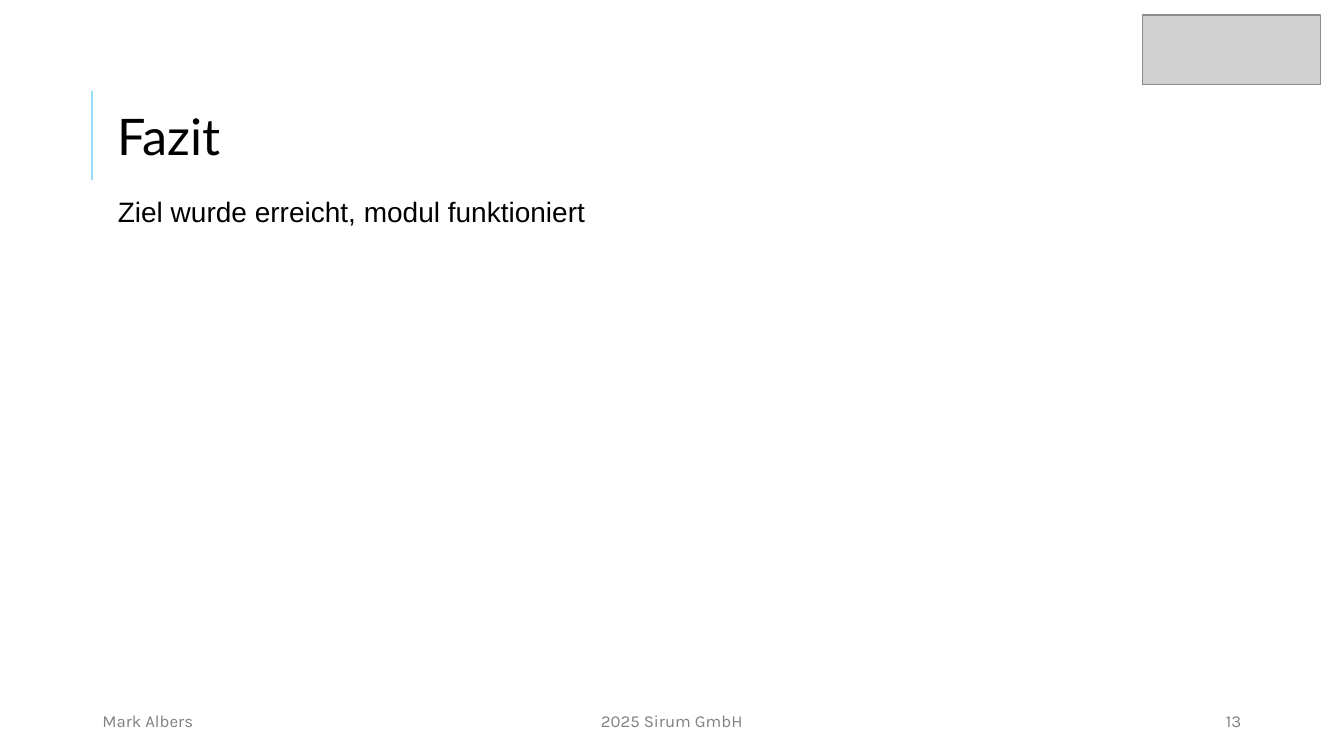
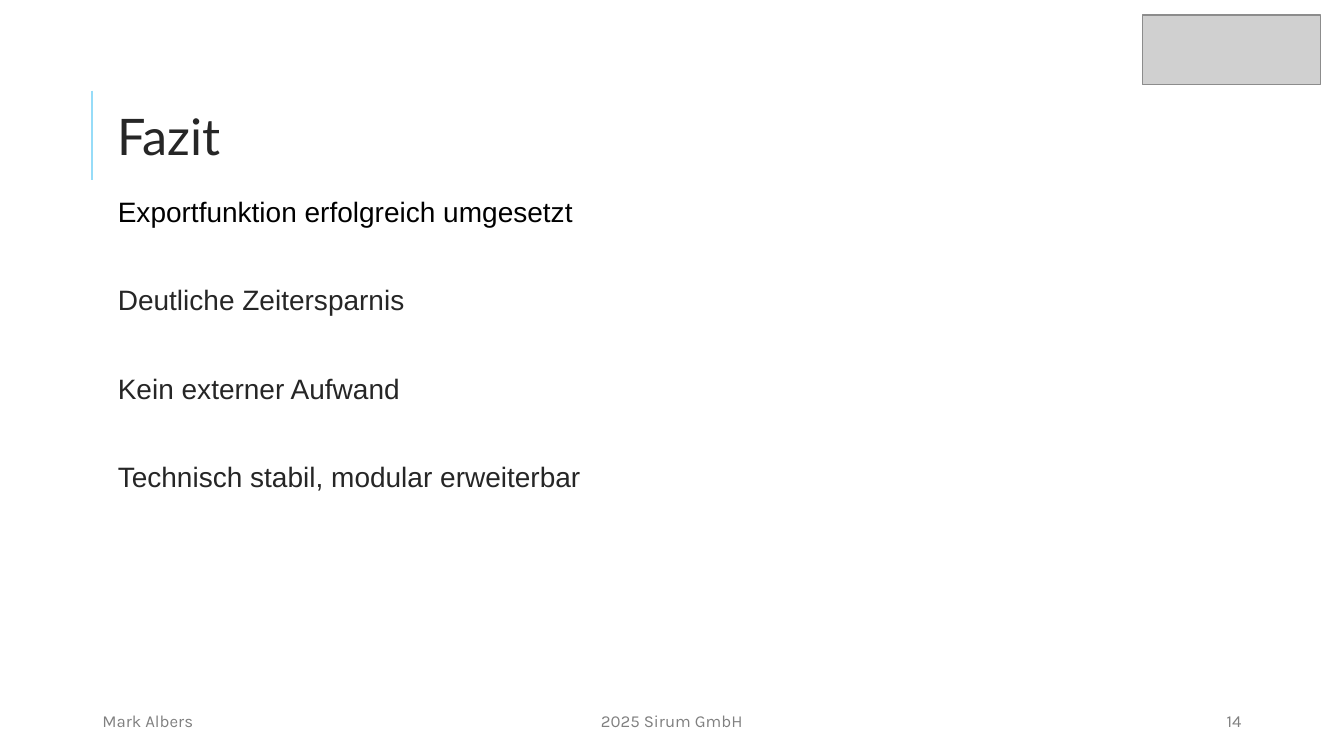
Before and after one commit to mork02/IHK-Projekt, a slide deck: slide 14 of Präsentation/Entwicklung eines Odoo-Moduls zur ZIP-komprimierten Dateiverwaltung im Dokumentenmanagementsystem.pptx (slide 13 before the commit). Drawn at 1344x756 pixels with LibreOffice and Linux fonts; fonts in the diff are those of the drawing; grey boxes stand for pictures. Boxes give left, top, right and bottom in pixels: in the first picture for what was removed or moved away, otherwise in the second. Text is boxed around its words. In the diff, an @@ line names an element or a change of style, - is before the commit and + after.

```diff
--- a/Präsentation/Entwicklung eines Odoo-Moduls zur ZIP-komprimierten Dateiverwaltung im Dokumentenmanagementsystem.pptx
+++ b/Präsentation/Entwicklung eines Odoo-Moduls zur ZIP-komprimierten Dateiverwaltung im Dokumentenmanagementsystem.pptx
@@ title "Fazit" at (118,118,221,156): text colour #000000 to #262626 @@
@@ text at (118,201,580,491): text changed; text colour #000000 to #262626 @@
-Ziel wurde erreicht, modul funktioniert
+Exportfunktion erfolgreich umgesetzt
+Deutliche Zeitersparnis
+Kein externer Aufwand
+Technisch stabil, modular erweiterbar
@@ page number at (1227,716,1242,727): text changed @@
-13
+14
```
Also in this commit, not shown: 13 other slides changed, 1 slide added.
